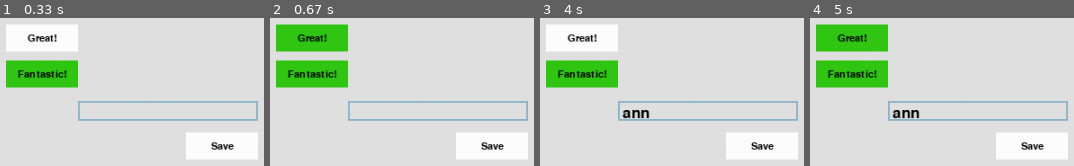
Above: before the commit, frames 1-4 (left to right).
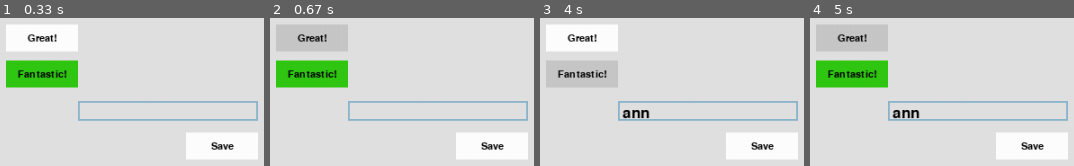
Above: after the commit, the same moments.

Repository: gkelty/Sorry
Game: pygame game, started from PygameClassesTesting.py
Same seed, same stepped clock (60 frames per second), same inputs: the game is played once before the commit and once after it.
Inputs (mouse positions are in pixels of both pictures, inside the frame that each line leads up to):
- Up to frame 1 (0.33 s): no input
- Up to frame 2 (0.67 s): click (312, 38) at 0.38 s
- Up to frame 3 (4 s): click (708, 109) at 0.72 s; type "ann" at 1 s; tap Enter at 1.33 s; click (761, 100) at 1.6 s; hold Right 1.88-2.35 s; hold Right 2.43-2.9 s; click (outside the picture) at 2.98 s; click (582, 74) at 3.88 s
- Up to frame 4 (5 s): click (outside the picture) at 4.22 s; click (852, 38) at 4.88 s

Frame 1 is identical in both runs. In frame 2, 5.1% of the frame differs, in the area x 2-30%, y 4-23%; in frame 3, 5.1%; in frame 4, 5.1%.

Commit message:
Created Card and Deck classes (both in Card.py) and a test file for displaying the board and cards after a draw.

Diff:
--- a/Button.py
+++ b/Button.py
@@ -54,6 +54,17 @@
         self.actionArgs = actionArgs
 
     """
+    BUTTON: Checks if a button is hit on mouse click and activates the relevant
+    button action.
+    """
+
+    def mouseButtonDown(self, buttons):
+        pos = pygame.mouse.get_pos()
+        for button in buttons:
+            if button.rect.collidepoint(pos):
+                button.callBack()
+
+    """
     Calls the mouseover function, then updates the button surface with
     color and text and blits to screen.
     """
@@ -71,7 +82,7 @@
         self.buttonColor = self.color
         pos = pygame.mouse.get_pos()
         if self.rect.collidepoint(pos):
-            self.buttonColor = GREEN     #changes button color upon mouseover
+            self.buttonColor = GREY     #changes button color upon mouseover
 
     def callBack(self):
         if self.actionArgs == []:
--- /dev/null
+++ b/Card.py
@@ -0,0 +1,55 @@
+import pygame
+import os
+import random
+
+"""
+This class contains information to create cards.
+"""
+class Card:
+    def __init__(self, value):
+        self.value = value
+
+    def show(self):
+        print(self.value)
+
+"""
+This class contains information to create and manipulate a deck of cards and display a card from the deck.
+"""
+class Deck:
+    def __init__(self):
+        self.cards = []
+        values = ["1", "2", "3", "4", "5", "7", "8", "10", "11", "12", "S"]
+        for i in range(4):
+            for value in values:
+                self.cards.append(Card(value))
+        self.cards.append(Card("1"))
+
+    def showCards(self):
+        for card in self.cards:
+            card.show()
+
+    def shuffle(self):
+        random.shuffle(self.cards)
+
+    def drawCard(self):
+        return self.cards.pop()
+
+    def getImage(self, path):
+        global imageLibrary
+        imageLibrary = {}
+        image = imageLibrary.get(path)
+        if image == None:
+            canonicalizedPath = path.replace('/', os.sep).replace('\\', os.sep)
+            image = pygame.image.load(canonicalizedPath)
+            imageLibrary[path] = image
+        return image
+
+    def displayCard(self, card):
+        cardImagePaths = {'1': self.getImage('images\sorryCardBig1.png'), '2': self.getImage('images\sorryCardBig2.png'),
+                          '3': self.getImage('images\sorryCardBig3.png'), '4': self.getImage('images\sorryCardBig4.png'),
+                          '5': self.getImage('images\sorryCardBig5.png'), '7': self.getImage('images\sorryCardBig7.png'),
+                          '8': self.getImage('images\sorryCardBig8.png'), '10': self.getImage('images\sorryCardBig10.png'),
+                          '11': self.getImage('images\sorryCardBig11.png'), '12': self.getImage('images\sorryCardBig12.png'),
+                          'S': self.getImage('images\sorryCardBigSorry.png')}
+        cardImage = cardImagePaths[card]
+        return cardImage
--- a/PygameClassesTesting.py
+++ b/PygameClassesTesting.py
@@ -23,11 +23,11 @@
 BUTTON: Checks if a button is hit on mouse click and activates the relevant
 button action.
 """
-def mouseButtonDown(buttons):
-    pos = pygame.mouse.get_pos()
-    for button in buttons:
-        if button.rect.collidepoint(pos):
-            button.callBack()
+#def mouseButtonDown(buttons):
+#    pos = pygame.mouse.get_pos()
+#    for button in buttons:
+#        if button.rect.collidepoint(pos):
+#            button.callBack()
 
 def main():
     # Create screen
@@ -59,7 +59,7 @@
                 pygame.quit()
                 sys.exit()
             elif event.type == pygame.MOUSEBUTTONDOWN:
-                mouseButtonDown(buttons)
+                Button.mouseButtonDown(buttons)
                 textInput.updateEvent(event)
             else:
                 textInput.updateEvent(event)
--- /dev/null
+++ b/boardDisplayTest.py
@@ -0,0 +1,52 @@
+import pygame
+import sys
+import os
+from Card import Card, Deck
+from Button import Button
+
+
+pygame.init()
+
+# Create screen and initialize clock
+screen = pygame.display.set_mode((1000, 800))
+clock = pygame.time.Clock()
+
+# Create deck, shuffle it, and print the order (top card listed last), and draw first card
+deck = Deck()
+shuffledDeck = deck.shuffle()
+deck.showCards()
+currentCard = deck.drawCard()
+
+# Define additional button colors (beyond white, grey, black)
+GREEN = (50, 200, 20)
+
+# Create button
+nextButton = Button("Show Next Card", (260, 150), deck.displayCard, actionArgs=[currentCard.value],
+                    buttonColor=GREEN, buttonSize = (100,30))
+
+# Put button in a list for simpler game loop
+buttons = [nextButton]
+
+# Example game loop
+while True:
+    screen.fill((225, 225, 225))
+    for event in pygame.event.get():
+        if event.type == pygame.QUIT:
+            pygame.quit()
+            sys.exit()
+        elif event.type == pygame.MOUSEBUTTONDOWN:
+            Button.mouseButtonDown(buttons)
+            currentCard = deck.drawCard()
+
+    # Blit board on screen
+    screen.blit(deck.getImage('images\sorryGameBoardCombined.png'), (350, 20))
+
+    # Blit buttons on screen
+    for button in buttons:
+        button.draw(screen)
+
+    #Blid current card on screen
+    screen.blit(deck.displayCard(currentCard.value), (575, 200))
+
+    pygame.display.flip()
+    clock.tick(60)
